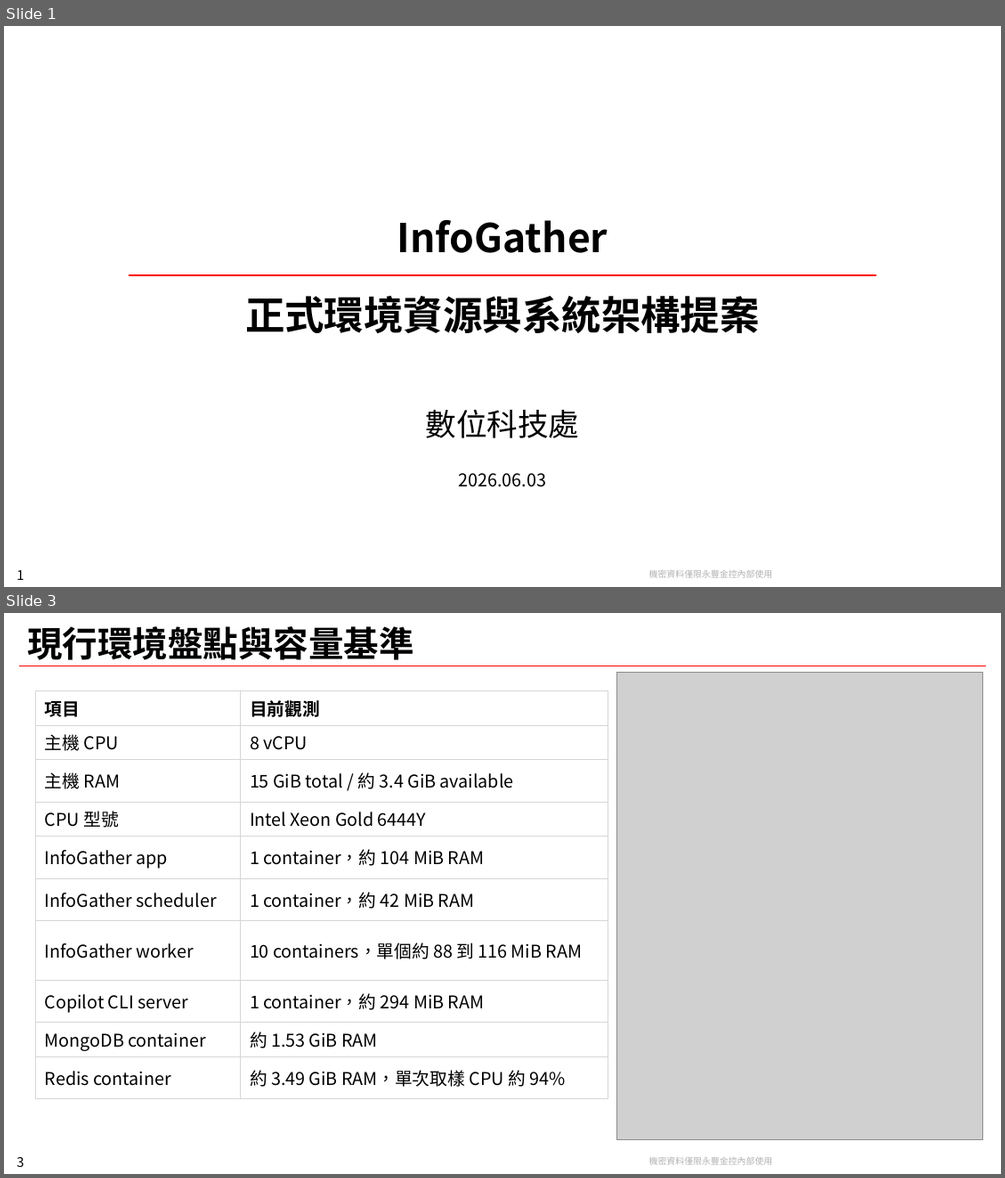
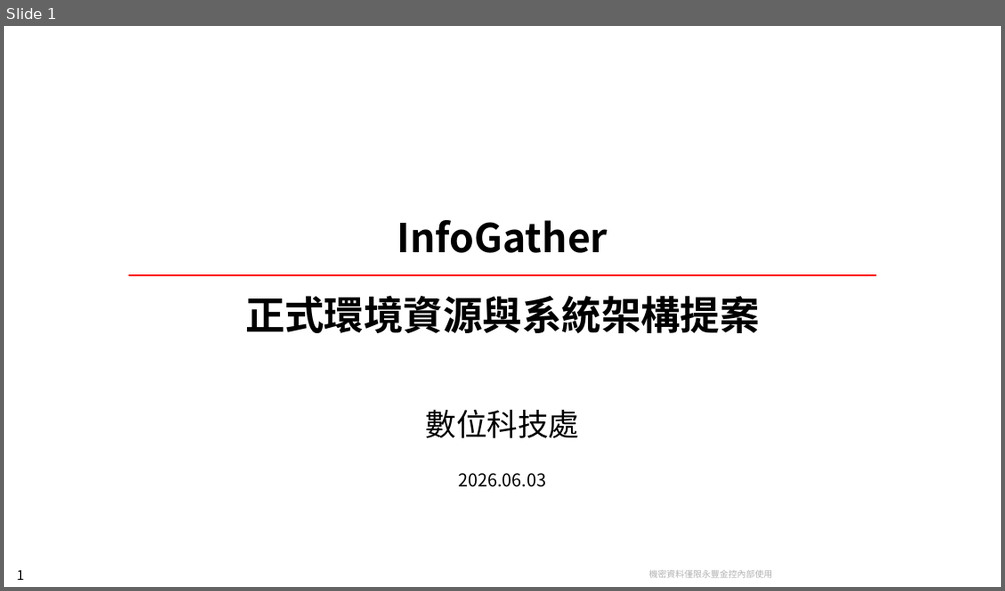
Before and after one commit to chunkai1312/temp, a slide deck: infogather.pptx. Shown one above the other, each under a label of ours: slides 1 and 3 before the commit, slide 1 after it; the slides between them are not shown. The pictures are 1005x1178 and 1005x591 pixels, drawn with LibreOffice and Linux fonts; fonts in the diff are those of the drawing; grey boxes stand for pictures; background and template pictures are left out. Boxes give left, top, right and bottom in pixels: in the first picture for what was removed or moved away, otherwise in the second. Text is boxed around its words. In the diff, an @@ line names an element or a change of style, - is before the commit and + after.

```diff
--- a/infogather.pptx
+++ b/infogather.pptx
@@ slide 3 removed at box(4, 613, 1001, 1174), background #FFFFFF; not listed: 2 template elements that a slide beside it also shows @@
@@ title removed at box(27, 626, 414, 660) @@
-現行環境盤點與容量基準
@@ line removed from (20, 666) to (985, 666) @@
@@ table removed at box(35, 690, 607, 1090), 10 rows, 2 columns @@
-項目 | 目前觀測
-主機 CPU | 8 vCPU
-主機 RAM | 15 GiB total / 約 3.4 GiB available
-CPU 型號 | Intel Xeon Gold 6444Y
-InfoGather app | 1 container，約 104 MiB RAM
-InfoGather scheduler | 1 container，約 42 MiB RAM
-InfoGather worker | 10 containers，單個約 88 到 116 MiB RAM
-Copilot CLI server | 1 container，約 294 MiB RAM
-MongoDB container | 約 1.53 GiB RAM
-Redis container | 約 3.49 GiB RAM，單次取樣 CPU 約 94%
@@ picture removed at box(617, 673, 983, 1140) @@
```
Also in this commit, not shown: 1 slide changed, 2 slides added, 12 other slides removed.
